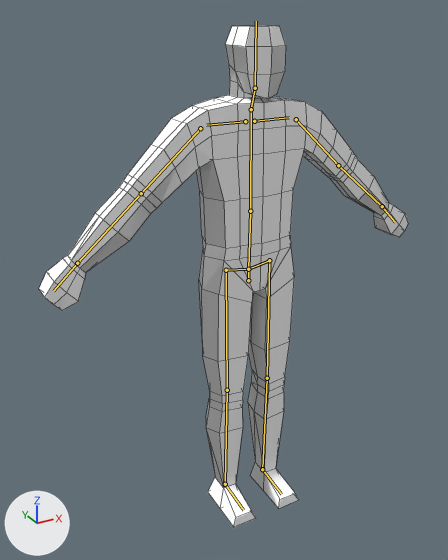
Before and after pictures for a commit that changed the Blender file meshes/player_male_base.blend.
Both versions are drawn from a 50 mm camera at (-0.953, -1.537, 1.65) aimed at (-0.066, 0.077, 0.843). Arrows for +X, +Y and +Z are at lower left; the lights stay in place. The bones that bend it are drawn over the model as lines. Mesh edges are drawn as thin lines.

Objects in the first picture: 'Character'.
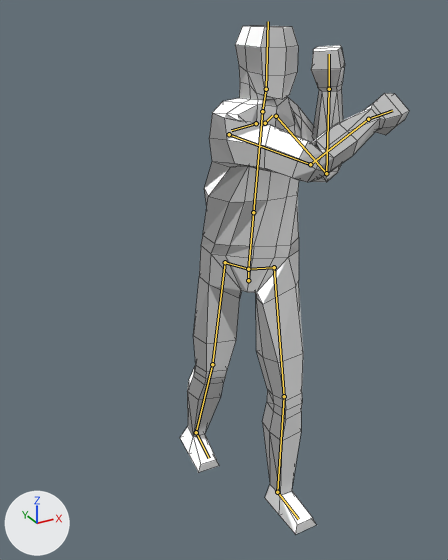
The newer file adds an action. The first version stands in its rest pose; the second is drawn at frame 10 of the action 'weapon_unarmed_strike'.

Boxes [x1, y1, x2, y2] around the edits, measured in the pictures (448 x 560 px):
'Character', posed (38% narrower): before [39, 26, 408, 527]; after [180, 26, 409, 534]
bone 'spine', root to tip: before (248, 269) to (250, 211); after (248, 269) to (253, 212)
bone 'spine.001', root to tip: before (250, 211) to (251, 109); after (253, 212) to (262, 111)
bone 'shoulder.L', root to tip: before (254, 121) to (289, 117); after (265, 123) to (272, 115)
bone 'upper_arm.L', root to tip: before (296, 119) to (338, 165); after (276, 116) to (326, 173)
bone 'forearm.L', root to tip: before (338, 165) to (382, 206); after (326, 173) to (329, 89)
bone 'hand.L', root to tip: before (382, 206) to (395, 222); after (329, 89) to (329, 54)
bone 'shoulder.R', root to tip: before (245, 121) to (206, 125); after (256, 123) to (231, 130)
bone 'upper_arm.R', root to tip: before (200, 128) to (141, 193); after (229, 134) to (310, 164)
bone 'forearm.R', root to tip: before (141, 193) to (77, 263); after (310, 164) to (368, 119)
bone 'hand.R', root to tip: before (77, 263) to (53, 291); after (368, 119) to (392, 110)
bone 'neck', root to tip: before (251, 109) to (255, 88); after (262, 111) to (266, 89)
bone 'head', root to tip: before (255, 88) to (256, 21); after (266, 89) to (268, 21)
bone 'thigh.L', root to tip: before (269, 260) to (267, 378); after (274, 267) to (284, 396)
bone 'shin.L', root to tip: before (267, 378) to (262, 469); after (284, 396) to (277, 492)
bone 'thigh.R', root to tip: before (226, 270) to (227, 390); after (225, 262) to (212, 364)
bone 'shin.R', root to tip: before (227, 390) to (225, 484); after (212, 364) to (196, 432)
bone 'foot.R', root to tip: before (225, 484) to (243, 510); after (196, 432) to (209, 458)

Edits to the bpy script that builds the scene:
```text
Change bone_hip:
    where bone_hip = bpy.data.objects['metarig'].pose.bones['hip']
    bone_hip.rotation_quaternion: (1.0, 0.0, 0.0, 0.0) -> (0.924, 0.0, -0.383, 0.0)  # degrees (0, 0, 0) -> degrees (0, -45, 0)
Change bone_spine:
    where bone_spine = bpy.data.objects['metarig'].pose.bones['spine']  # child of 'hip'
    bone_spine.rotation_quaternion: (1.0, 0.0, 0.0, 0.0) -> (0.984, 0.031, 0.173, -0.036)  # degrees (0, 0, 0) -> degrees (3, 20, -4)
Change bone_spine_001:
    where bone_spine_001 = bpy.data.objects['metarig'].pose.bones['spine.001']  # child of 'spine'
    bone_spine_001.rotation_quaternion: (1.0, 0.0, 0.0, 0.0) -> (0.976, -0.011, 0.216, -0.009)  # degrees (0, 0, 0) -> degrees (-2, 25, -1)
Change bone_shoulder_l:
    where bone_shoulder_l = bpy.data.objects['metarig'].pose.bones['shoulder.L']  # child of 'spine.001'
    bone_shoulder_l.rotation_euler: (0.0, 0.0, 0.0) -> (0.0, -0.454, 0.803)  # degrees (0, 0, 0) -> degrees (0, -26, 46)
Change bone_upper_arm_l:
    where bone_upper_arm_l = bpy.data.objects['metarig'].pose.bones['upper_arm.L']  # child of 'shoulder.L'
    bone_upper_arm_l.rotation_quaternion: (1.0, 0.0, 0.0, 0.0) -> (0.912, 0.225, 0.097, -0.329)  # degrees (0, 0, 0) -> degrees (21, 19, -36)
Change bone_forearm_l:
    where bone_forearm_l = bpy.data.objects['metarig'].pose.bones['forearm.L']  # child of 'upper_arm.L'
    bone_forearm_l.rotation_quaternion: (1.0, 0.0, 0.0, 0.0) -> (0.372, 0.895, -0.029, 0.244)  # degrees (0, 0, 0) -> degrees (133, -27, 8)
Change bone_hand_l:
    where bone_hand_l = bpy.data.objects['metarig'].pose.bones['hand.L']  # child of 'forearm.L'
    bone_hand_l.rotation_quaternion: (1.0, 0.0, 0.0, 0.0) -> (0.993, 0.044, -0.106, 0.005)  # degrees (0, 0, 0) -> degrees (5, -12, 0)
Change bone_shoulder_r:
    where bone_shoulder_r = bpy.data.objects['metarig'].pose.bones['shoulder.R']  # child of 'spine.001'
    bone_shoulder_r.rotation_euler: (0.0, 0.0, 0.0) -> (-0.0349, 0.175, 0.489)  # degrees (0, 0, 0) -> degrees (-2, 10, 28)
Change bone_upper_arm_r:
    where bone_upper_arm_r = bpy.data.objects['metarig'].pose.bones['upper_arm.R']  # child of 'shoulder.R'
    bone_upper_arm_r.rotation_quaternion: (1.0, 0.0, 0.0, 0.0) -> (0.614, 0.597, -0.462, -0.23)  # degrees (0, 0, 0) -> degrees (98, -17, -61)
Change bone_forearm_r:
    where bone_forearm_r = bpy.data.objects['metarig'].pose.bones['forearm.R']  # child of 'upper_arm.R'
    bone_forearm_r.rotation_quaternion: (1.0, 0.0, 0.0, 0.0) -> (0.644, 0.637, 0.407, -0.119)  # degrees (0, 0, 0) -> degrees (101, 43, 30)
Change bone_hand_r:
    where bone_hand_r = bpy.data.objects['metarig'].pose.bones['hand.R']  # child of 'forearm.R'
    bone_hand_r.rotation_quaternion: (1.0, 0.0, 0.0, 0.0) -> (0.996, -0.089, 0.006, 0.021)  # degrees (0, 0, 0) -> degrees (-10, 1, 2)
Change bone_neck:
    where bone_neck = bpy.data.objects['metarig'].pose.bones['neck']  # child of 'spine.001'
    bone_neck.rotation_quaternion: (1.0, 0.0, 0.0, 0.0) -> (0.993, -0.08, 0.092, 0.005)  # degrees (0, 0, 0) -> degrees (-9, 11, 0)
Change bone_head:
    where bone_head = bpy.data.objects['metarig'].pose.bones['head']  # child of 'neck'
    bone_head.rotation_quaternion: (1.0, 0.0, 0.0, 0.0) -> (0.998, 0.043, -0.044, -0.009)  # degrees (0, 0, 0) -> degrees (5, -5, -1)
Change bone_thigh_l:
    where bone_thigh_l = bpy.data.objects['metarig'].pose.bones['thigh.L']  # child of 'hip'
    bone_thigh_l.rotation_quaternion: (1.0, 0.0, 0.0, 0.0) -> (0.92, -0.081, -0.38, -0.041)  # degrees (0, 0, 0) -> degrees (-10, -45, -1)
Change bone_shin_l:
    where bone_shin_l = bpy.data.objects['metarig'].pose.bones['shin.L']  # child of 'thigh.L'
    bone_shin_l.rotation_quaternion: (1.0, 0.0, 0.0, 0.0) -> (0.996, 0.087, 0.0, 0.0)  # degrees (0, 0, 0) -> degrees (10, 0, 0)
Change bone_thigh_r:
    where bone_thigh_r = bpy.data.objects['metarig'].pose.bones['thigh.R']  # child of 'hip'
    bone_thigh_r.rotation_quaternion: (1.0, 0.0, 0.0, 0.0) -> (0.93, 0.105, -0.35, 0.04)  # degrees (0, 0, 0) -> degrees (13, -41, 0)
Change bone_shin_r:
    where bone_shin_r = bpy.data.objects['metarig'].pose.bones['shin.R']  # child of 'thigh.R'
    bone_shin_r.rotation_quaternion: (1.0, 0.0, 0.0, 0.0) -> (0.999, 0.042, 0.002, 0.01)  # degrees (0, 0, 0) -> degrees (5, 0, 1)
Change bone_foot_r:
    where bone_foot_r = bpy.data.objects['metarig'].pose.bones['foot.R']  # child of 'shin.R'
    bone_foot_r.rotation_quaternion: (1.0, 0.0, 0.0, 0.0) -> (0.996, -0.085, 0.02, -0.005)  # degrees (0, 0, 0) -> degrees (-10, 2, -1)
```
